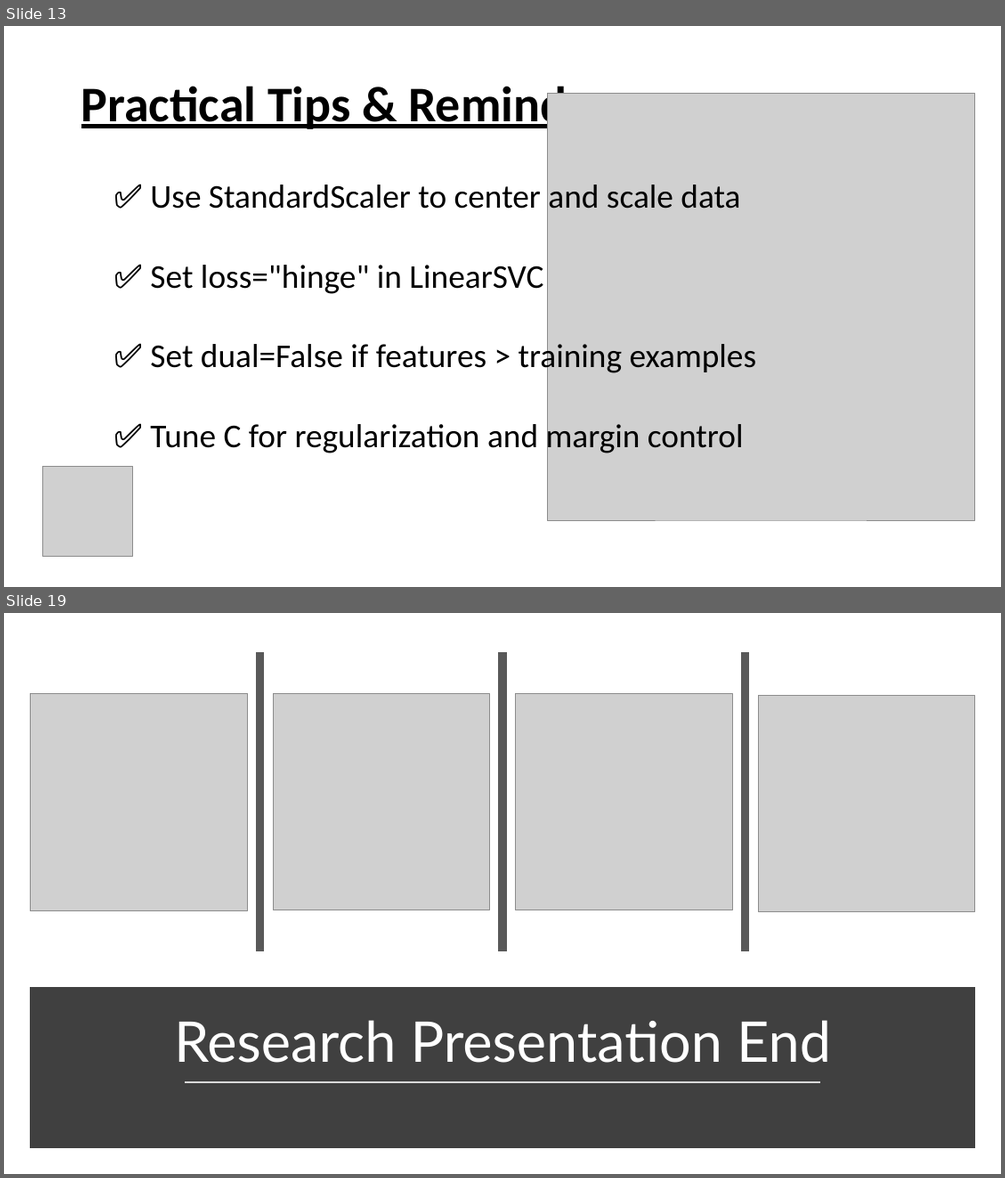
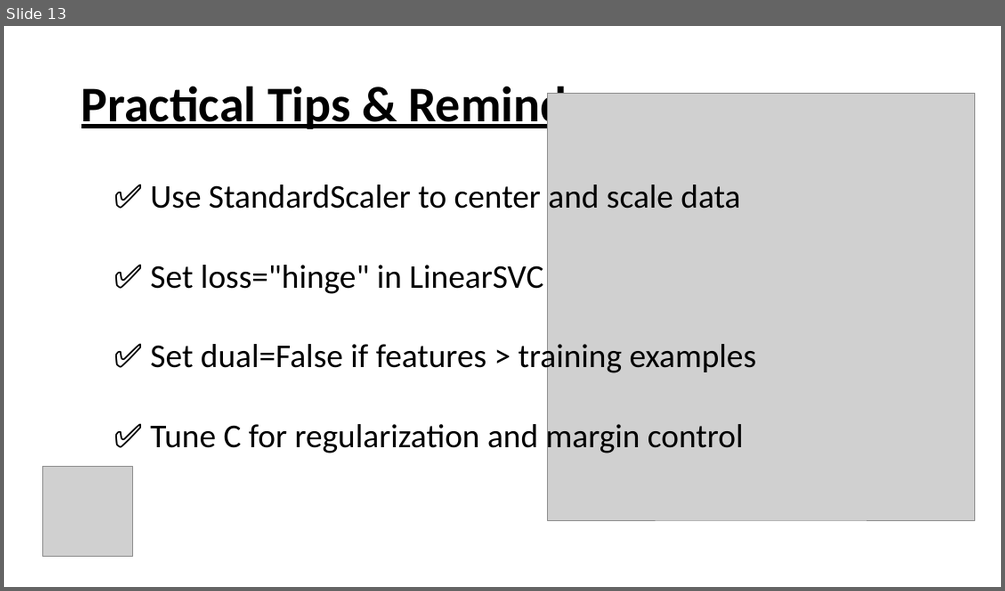
Before and after one commit to Mustafaahmed10/Machine-Learning-Slides-Chapter-5, a slide deck: Chapter 5.pptx. Shown one above the other, each under a label of ours: slides 13 and 19 before the commit, slide 13 after it; the slides between them are not shown. The pictures are 1005x1178 and 1005x591 pixels, drawn with LibreOffice and Linux fonts; fonts in the diff are those of the drawing; grey boxes stand for pictures. Boxes give left, top, right and bottom in pixels: in the first picture for what was removed or moved away, otherwise in the second. Text is boxed around its words. In the diff, an @@ line names an element or a change of style, - is before the commit and + after.

```diff
--- a/Chapter 5.pptx
+++ b/Chapter 5.pptx
@@ slide 19 removed at bbox=[4, 613, 1001, 1174], background #FFFFFF @@
@@ line removed from (259, 652) to (259, 951) @@
@@ line removed from (502, 652) to (502, 951) @@
@@ line removed from (745, 652) to (745, 951) @@
@@ picture removed at bbox=[30, 693, 248, 910] @@
@@ picture removed at bbox=[273, 694, 489, 910] @@
@@ picture removed at bbox=[516, 693, 732, 910] @@
@@ picture removed at bbox=[759, 695, 975, 912] @@
@@ rectangle removed at bbox=[34, 992, 971, 1143] @@
@@ title removed at bbox=[174, 1020, 831, 1062] @@
-Research Presentation End
@@ line removed from (185, 1083) to (821, 1083) @@
```
Also in this commit, not shown: 3 slides changed, 17 slides added, 2 other slides removed.
